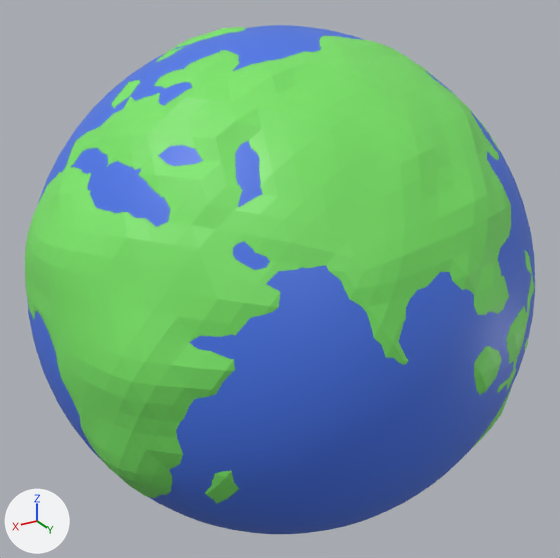
What one commit did to the FBX model Content/Assets/Models/earth.fbx.
Both versions are drawn from a 50 mm lens placed at (7.61, 12.65, 6.35), pointed at (0.0, -0.03, 0.01). The lights are fixed; the arrows at lower left show +X, +Y and +Z.
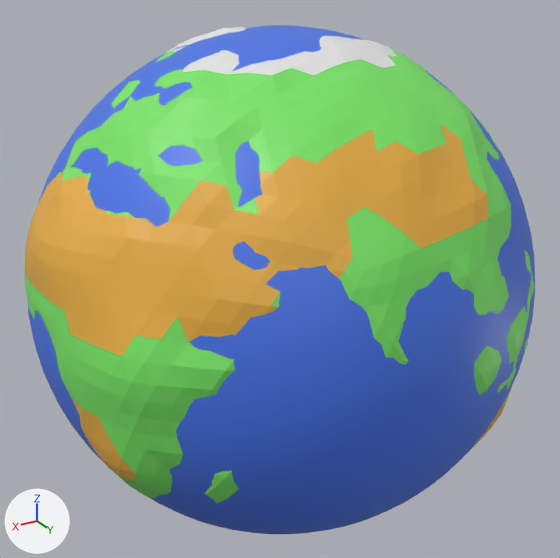
Commit message: Added desert and snow zones to the earth

What changed in the scene script:
```text
Add mat_desert:
    mat_desert = principled_material('Desert')
    mat_desert.base_color = (0.8, 0.428, 0.0546)  # orange #e7af42
Add mat_white:
    mat_white = principled_material('White')
    mat_white.base_color = (0.8, 0.8, 0.8)  # white #e7e7e7
Change me_icosphere_001:
    where me_icosphere_001.from_pydata(...)  # 2562 vertices, 5120 faces; spans x -4.95..4.99, y -4.96..4.97, z -5.13..4.97
    used by ob_icosphere; location = (0.0, 0.0, 0.0)
    me_icosphere_001 part 1: 346 of the faces centred in x -1.17..4.95, y -1.59..4.46, z -2.16..3.67 switch from mat_material_001 (green #7ae767) to mat_desert (orange #e7af42)
    me_icosphere_001 part 2: 80 of the faces centred in x -4.02..-1.38, y 2.05..4.36, z -2.81..-1.46 switch from mat_material_001 (green #7ae767) to mat_desert (orange #e7af42)
    me_icosphere_001 part 3: 321 of the faces centred in x -2.29..2.1, y -4.61..2.06, z 1.49..4.97 switch from mat_material_001 (green #7ae767) to mat_white (white #e7e7e7)
```

What differs and where, as boxes [x1, y1, x2, y2] in the pictures (560 x 558 px):
part 1 of me_icosphere_001, recoloured (green to orange)
    both: [25, 125, 488, 481]
part 2 of me_icosphere_001, recoloured
    both: [472, 387, 512, 448]
part 3 of me_icosphere_001, recoloured (green to white)
    both: [166, 27, 398, 75]
